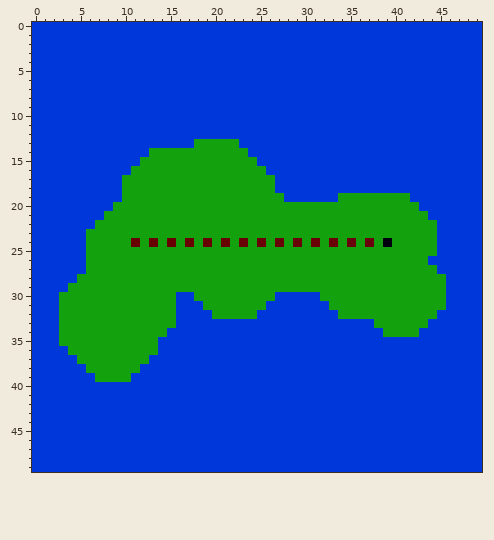
One commit to this pixel-art file: SYDERogueLike/EngineFiles/Levels/Aseprite/ChallengeMap001.aseprite. This is how it looked before the edit.
50x50 pixels, 1 frame. Colours within 5 levels of each other are drawn and written as one.
The result:
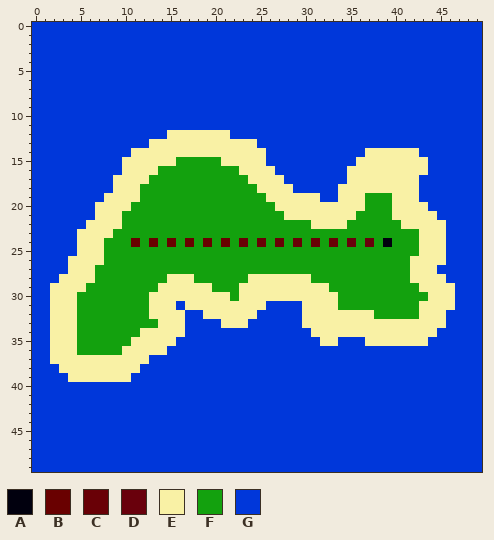
Palette (. is transparent): A #01000e  B #690000  C #690006  D #69000c  E #f9f1a5  F #13a10e  G #0037da
Edits made:
--- layer "Layer 1"
@@ x 0..49 @@
 11 GGGGGGGGGGGGGGGGGGGGGGGGGGGGGGGGGGGGGGGGGGGGGGGGGG
-12 GGGGGGGGGGGGGGGGGGGGGGGGGGGGGGGGGGGGGGGGGGGGGGGGGG
-13 GGGGGGGGGGGGGGGGGGFFFFFGGGGGGGGGGGGGGGGGGGGGGGGGGG
-14 GGGGGGGGGGGGGFFFFFFFFFFFGGGGGGGGGGGGGGGGGGGGGGGGGG
-15 GGGGGGGGGGGGFFFFFFFFFFFFFGGGGGGGGGGGGGGGGGGGGGGGGG
-16 GGGGGGGGGGGFFFFFFFFFFFFFFFGGGGGGGGGGGGGGGGGGGGGGGG
-17 GGGGGGGGGGFFFFFFFFFFFFFFFFFGGGGGGGGGGGGGGGGGGGGGGG
-18 GGGGGGGGGGFFFFFFFFFFFFFFFFFGGGGGGGGGGGGGGGGGGGGGGG
-19 GGGGGGGGGGFFFFFFFFFFFFFFFFFFGGGGGGFFFFFFFFGGGGGGGG
-20 GGGGGGGGGFFFFFFFFFFFFFFFFFFFFFFFFFFFFFFFFFFGGGGGGG
-21 GGGGGGGGFFFFFFFFFFFFFFFFFFFFFFFFFFFFFFFFFFFFGGGGGG
-22 GGGGGGGFFFFFFFFFFFFFFFFFFFFFFFFFFFFFFFFFFFFFFGGGGG
-23 GGGGGGFFFFFFFFFFFFFFFFFFFFFFFFFFFFFFFFFFFFFFFGGGGG
-24 GGGGGGFFFFFBFBFBFBFBFBFCFCFCFCFCFCFDFDFAFFFFFGGGGG
-25 GGGGGGFFFFFFFFFFFFFFFFFFFFFFFFFFFFFFFFFFFFFFFGGGGG
-26 GGGGGGFFFFFFFFFFFFFFFFFFFFFFFFFFFFFFFFFFFFFFGGGGGG
-27 GGGGGGFFFFFFFFFFFFFFFFFFFFFFFFFFFFFFFFFFFFFFFGGGGG
-28 GGGGGFFFFFFFFFFFFFFFFFFFFFFFFFFFFFFFFFFFFFFFFFGGGG
-29 GGGGFFFFFFFFFFFFFFFFFFFFFFFFFFFFFFFFFFFFFFFFFFGGGG
-30 GGGFFFFFFFFFFFFFGGFFFFFFFFFGGGGGFFFFFFFFFFFFFFGGGG
-31 GGGFFFFFFFFFFFFFGGGFFFFFFFGGGGGGGFFFFFFFFFFFFFGGGG
-32 GGGFFFFFFFFFFFFFGGGGFFFFFGGGGGGGGGFFFFFFFFFFFGGGGG
-33 GGGFFFFFFFFFFFFFGGGGGGGGGGGGGGGGGGGGGGFFFFFFGGGGGG
-34 GGGFFFFFFFFFFFFGGGGGGGGGGGGGGGGGGGGGGGGFFFFGGGGGGG
-35 GGGFFFFFFFFFFFGGGGGGGGGGGGGGGGGGGGGGGGGGGGGGGGGGGG
-36 GGGGFFFFFFFFFFGGGGGGGGGGGGGGGGGGGGGGGGGGGGGGGGGGGG
-37 GGGGGFFFFFFFFGGGGGGGGGGGGGGGGGGGGGGGGGGGGGGGGGGGGG
-38 GGGGGGFFFFFFGGGGGGGGGGGGGGGGGGGGGGGGGGGGGGGGGGGGGG
-39 GGGGGGGFFFFGGGGGGGGGGGGGGGGGGGGGGGGGGGGGGGGGGGGGGG
+12 GGGGGGGGGGGGGGGEEEEEEEGGGGGGGGGGGGGGGGGGGGGGGGGGGG
+13 GGGGGGGGGGGGGEEEEEEEEEEEEGGGGGGGGGGGGGGGGGGGGGGGGG
+14 GGGGGGGGGGGEEEEEEEEEEEEEEEGGGGGGGGGGGEEEEEEGGGGGGG
+15 GGGGGGGGGGEEEEEEFFFFFEEEEEGGGGGGGGGGEEEEEEEEGGGGGG
+16 GGGGGGGGGGEEEEFFFFFFFFFEEEEGGGGGGGGEEEEEEEEEGGGGGG
+17 GGGGGGGGGEEEEFFFFFFFFFFFEEEEGGGGGGGEEEEEEEEGGGGGGG
+18 GGGGGGGGGEEEFFFFFFFFFFFFFEEEEGGGGGEEEEEEEEEGGGGGGG
+19 GGGGGGGGEEEEFFFFFFFFFFFFFFEEEEEEGGEEEFFFEEEGGGGGGG
+20 GGGGGGGEEEEFFFFFFFFFFFFFFFFEEEEEEEEEEFFFEEEEGGGGGG
+21 GGGGGGGEEEFFFFFFFFFFFFFFFFFFEEEEEEEEFFFFEEEEEGGGGG
+22 GGGGGGEEEEFFFFFFFFFFFFFFFFFFFFFEEEEFFFFFFEEEEEGGGG
+23 GGGGGEEEEFFFFFFFFFFFFFFFFFFFFFFFFFFFFFFFFFFEEEGGGG
+24 GGGGGEEEFFFBFBFBFBFBFBFCFCFCFCFCFCFDFDFAFFFEEEGGGG
+25 GGGGGEEEFFFFFFFFFFFFFFFFFFFFFFFFFFFFFFFFFFFEEEGGGG
+26 GGGGEEEEFFFFFFFFFFFFFFFFFFFFFFFFFFFFFFFFFFEEEEGGGG
+27 GGGGEEEFFFFFFFFFFFFFFFFFFFFFFFFFFFFFFFFFFFEEEGGGGG
+28 GGGEEEEFFFFFFFFEEEFFFFFFEEEEEEEFFFFFFFFFFFEEEEGGGG
+29 GGEEEEFFFFFFFFEEEEEEFFFEEEEEEEEEEFFFFFFFFFFEEEEGGG
+30 GGEEEFFFFFFFFEEEEEEEEEFEEEEEEEEEEEFFFFFFFFFFEEEGGG
+31 GGEEEFFFFFFFFEEEGEEEEEEEEEGGGGEEEEFFFFFFFFFEEEEGGG
+32 GGEEEFFFFFFFFEEEEGGEEEEEEGGGGGEEEEEEEEFFFFFEEEGGGG
+33 GGEEEFFFFFFFFFEEEGGGGEEEGGGGGGEEEEEEEEEEEEEEEEGGGG
+34 GGEEEFFFFFFFEEEEEGGGGGGGGGGGGGGEEEEEEEEEEEEEEGGGGG
+35 GGEEEFFFFFFEEEEEGGGGGGGGGGGGGGGGEEGGGEEEEEEEGGGGGG
+36 GGEEEFFFFFEEEEEGGGGGGGGGGGGGGGGGGGGGGGGGGGGGGGGGGG
+37 GGEEEEEEEEEEEGGGGGGGGGGGGGGGGGGGGGGGGGGGGGGGGGGGGG
+38 GGGEEEEEEEEEGGGGGGGGGGGGGGGGGGGGGGGGGGGGGGGGGGGGGG
+39 GGGGEEEEEEEGGGGGGGGGGGGGGGGGGGGGGGGGGGGGGGGGGGGGGG
 40 GGGGGGGGGGGGGGGGGGGGGGGGGGGGGGGGGGGGGGGGGGGGGGGGGG
